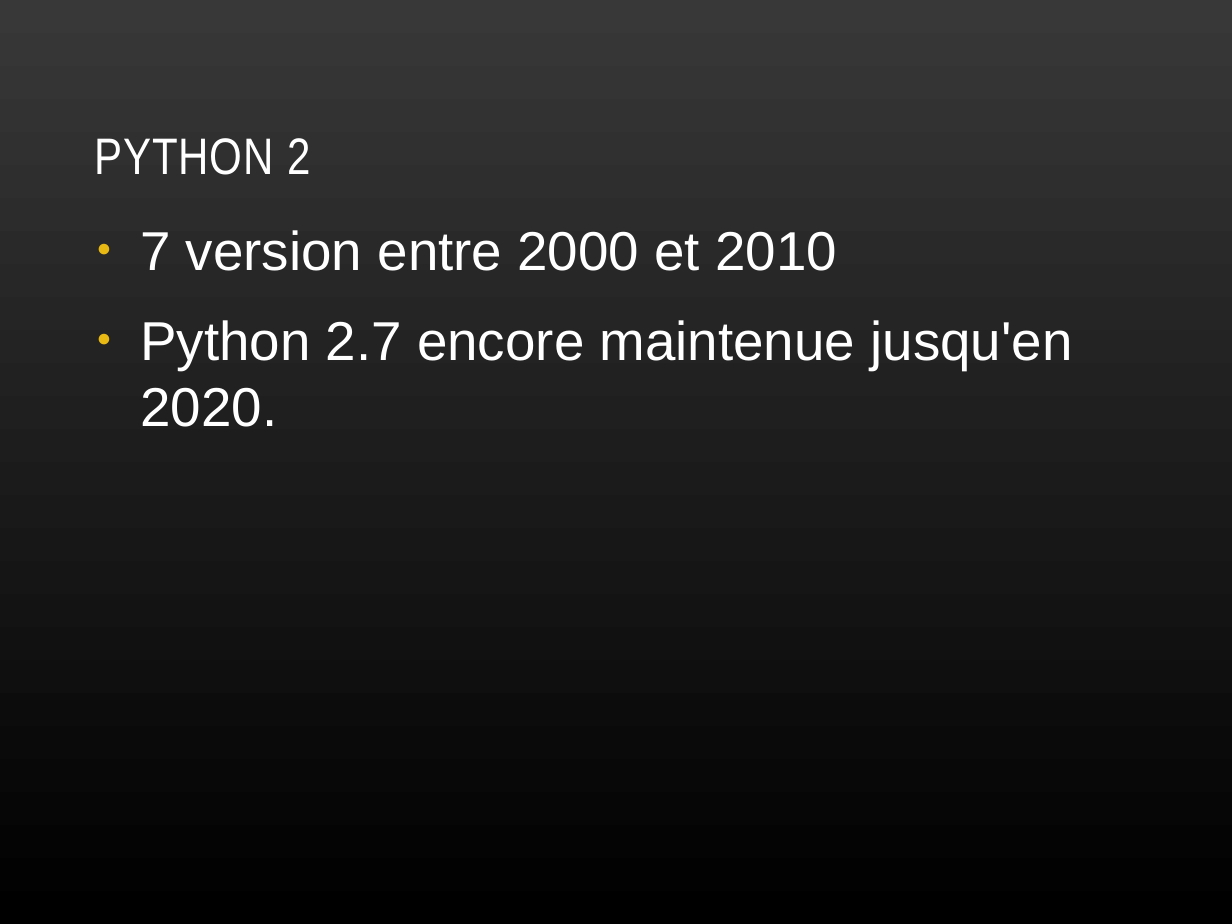
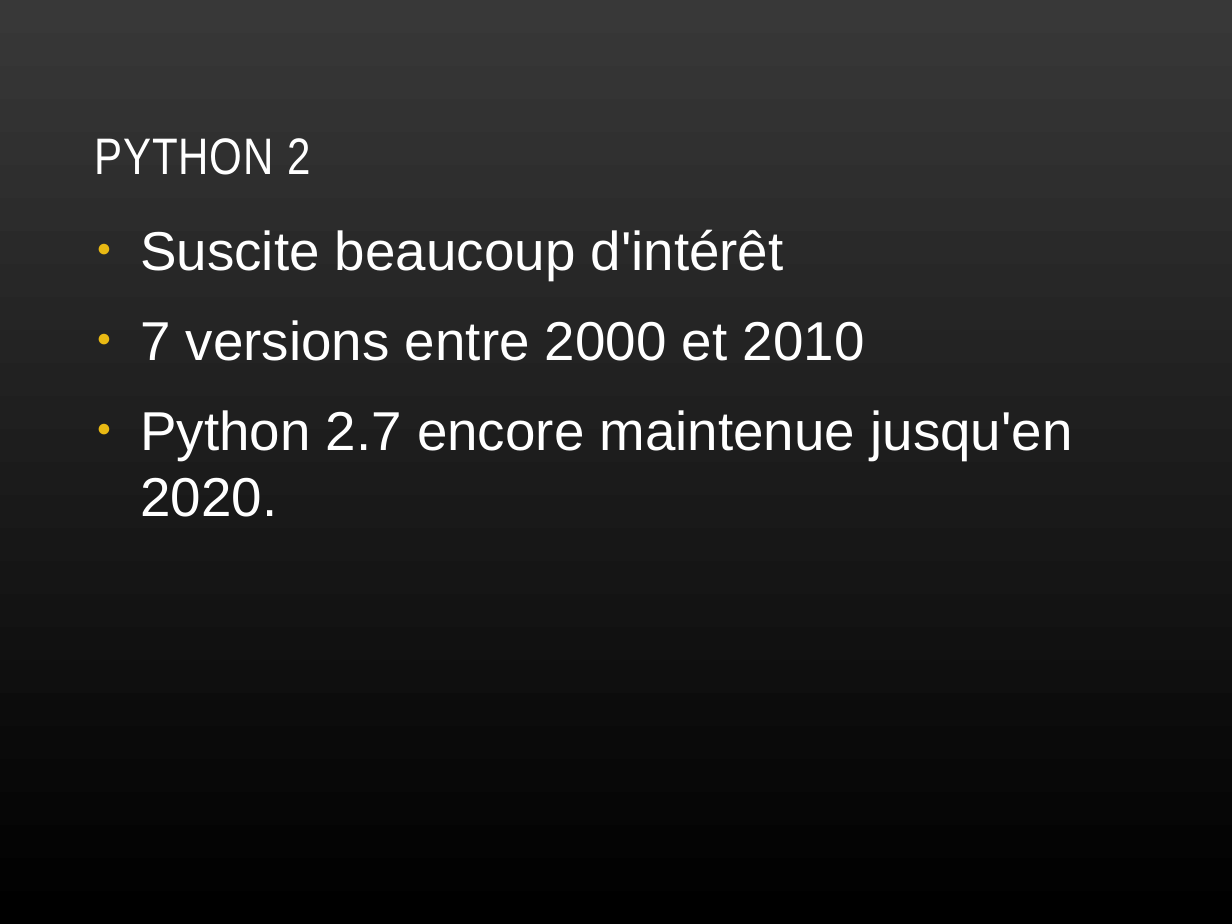
Before and after one commit to plafrance/netacad_python, a slide deck: slide 8 of python.odp. Drawn at 1232x924 pixels with LibreOffice and Linux fonts; fonts in the diff are those of the drawing. Boxes give left, top, right and bottom in pixels: in the first picture for what was removed or moved away, otherwise in the second. Text is boxed around its words. In the diff, an @@ line names an element or a change of style, - is before the commit and + after.

```diff
--- a/python.odp
+++ b/python.odp
@@ text at [140,229,865,361]: text changed @@
-● 7 version entre 2000 et 2010
+● Suscite beaucoup d'intérêt
+● 7 versions entre 2000 et 2010
```
Also in this commit, not shown: 16 other slides changed, 2 slides added.
